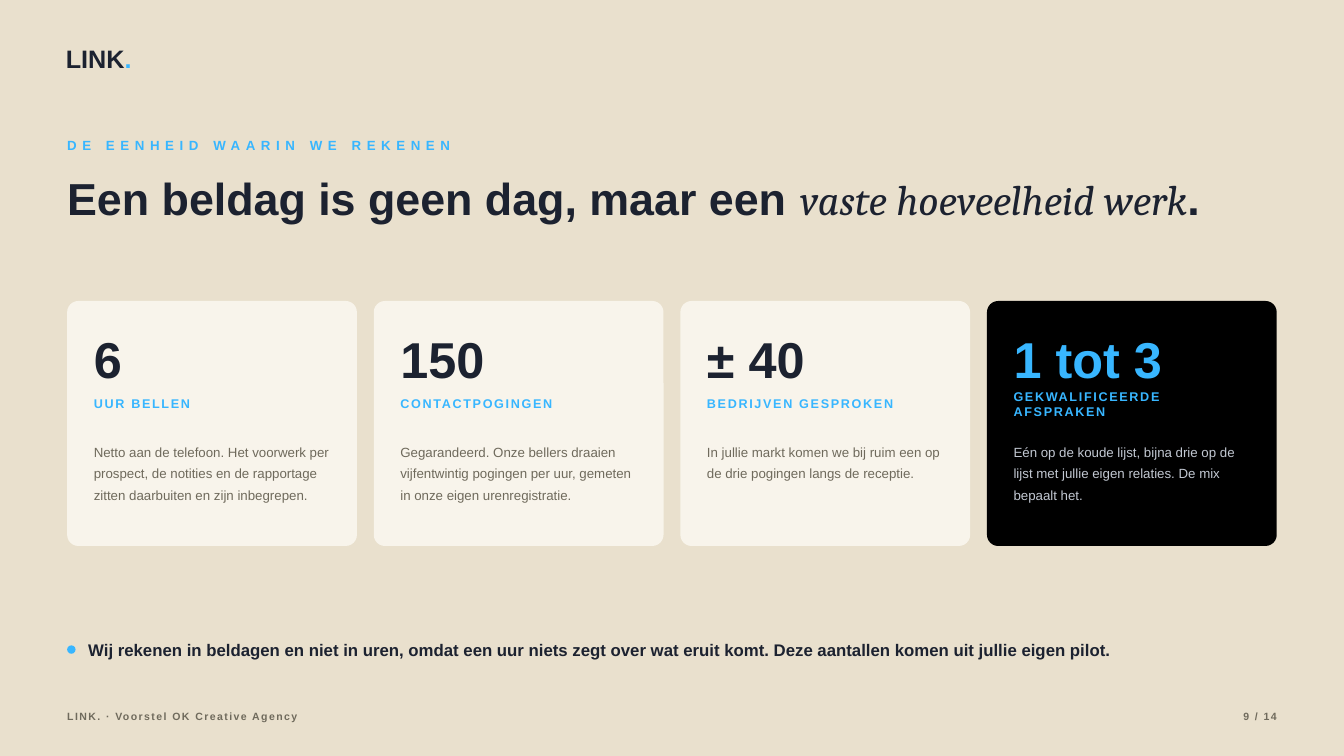
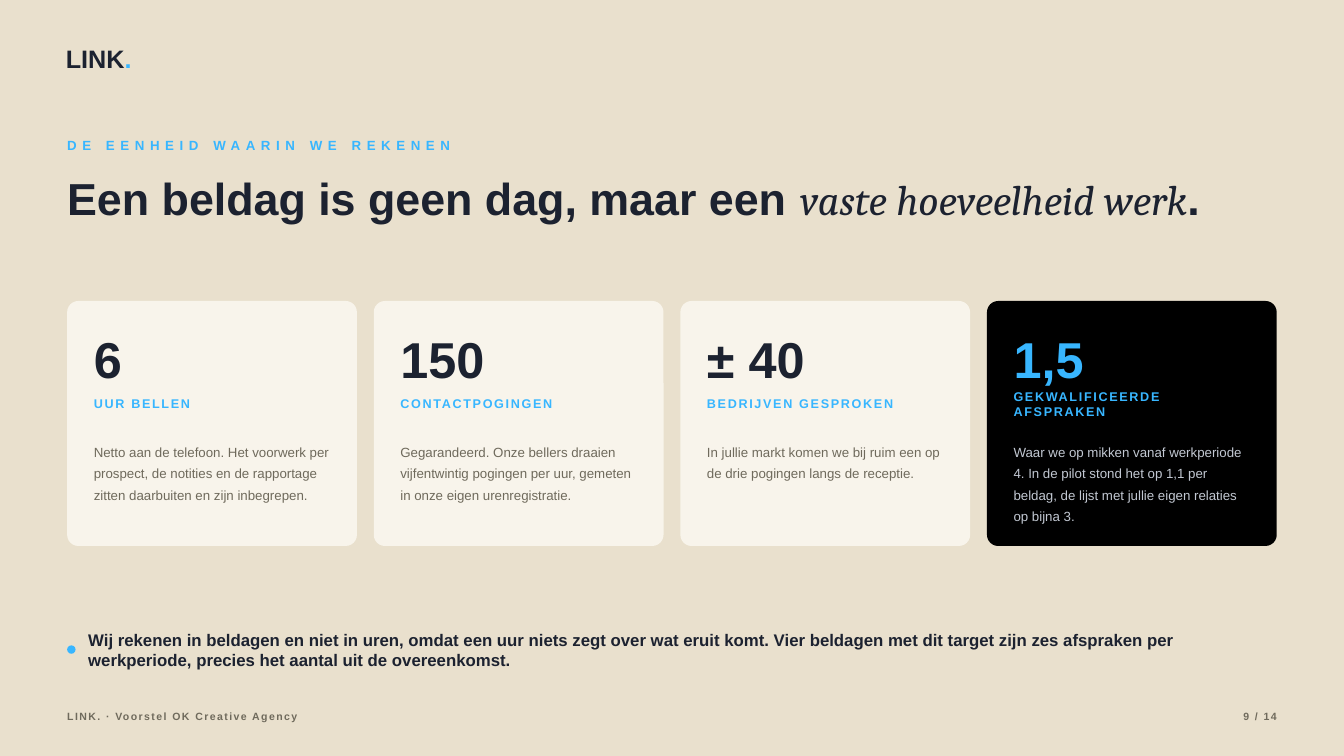
Before and after one commit to hens-lang/Test, a slide deck: slide 9 of output/LINK. voorstel OK Creative Agency.pptx. Drawn at 1344x756 pixels with LibreOffice and Linux fonts; fonts in the diff are those of the drawing. Boxes give left, top, right and bottom in pixels: in the first picture for what was removed or moved away, otherwise in the second. Text is boxed around its words. In the diff, an @@ line names an element or a change of style, - is before the commit and + after.

```diff
--- a/output/LINK. voorstel OK Creative Agency.pptx
+++ b/output/LINK. voorstel OK Creative Agency.pptx
@@ text at <box>1014,343,1084,386</box>: text changed @@
-1 tot 3
+1,5
@@ text at <box>1014,447,1241,524</box>: text changed @@
-Eén op de koude lijst, bijna drie op de lijst met jullie eigen relaties. De mix bepaalt het.
+Waar we op mikken vanaf werkperiode 4. In de pilot stond het op 1,1 per beldag, de lijst met jullie eigen relaties op bijna 3.
@@ text at <box>88,634,1173,670</box>: text changed @@
-Wij rekenen in beldagen en niet in uren, omdat een uur niets zegt over wat eruit komt. Deze aantallen komen uit jullie eigen pilot.
+Wij rekenen in beldagen en niet in uren, omdat een uur niets zegt over wat eruit komt. Vier beldagen met dit target zijn zes afspraken per werkperiode, precies het aantal uit de overeenkomst.
```
Also in this commit, not shown: 5 other slides changed, 10 other files.
